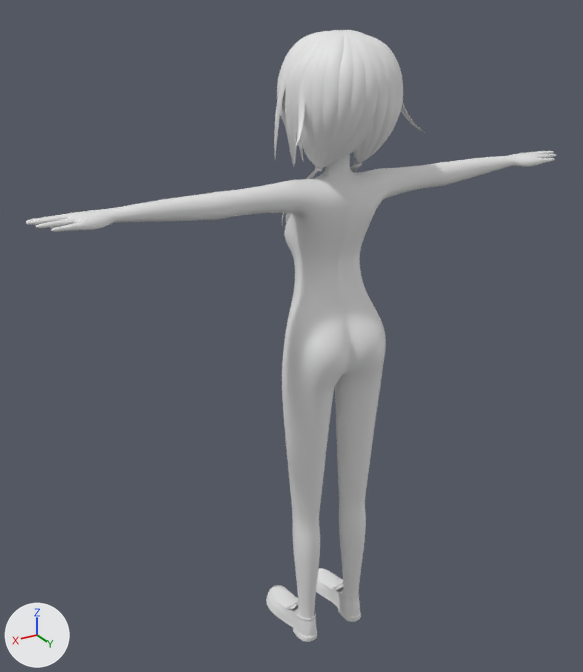
Before and after pictures for a commit that changed the Blender file untitled.blend.
Both versions are drawn from a 50 mm lens placed at (10.26, 15.87, 16.8), pointed at (0.6, -0.23, 8.76). The axes (+X, +Y, +Z) are drawn at lower left. The lights are the same throughout.
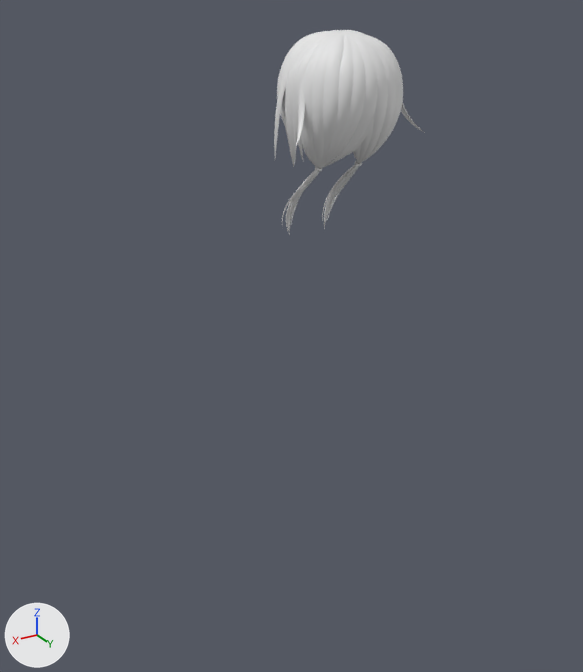
Commit message: おさげ調整

Edits to the scene script, one JSON object a line:
```json
{"op": "add", "block": "cu_nurbspath_031", "code": ["cu_nurbspath_031 = bpy.data.curves.new('NurbsPath.031', 'CURVE')", "cu_nurbspath_031.dimensions = '3D'", "_sp = cu_nurbspath_031.splines.new('NURBS'); _sp.points.add(6)", "_sp.points.foreach_set('co', [0.56, -0.401, 11.56, 1.0, 0.56, -0.401, 11.62, 1.0, 0.584, -0.39, 11.86, 1.0, 0.574, -0.228, 12.28, 1.0, 0.561, 0.337, 12.71, 1.0, 0.55, 0.783, 13.04, 1.0, 0.538, 0.829, 13.13, 1.0])", "_sp.points.foreach_set('radius', [0.001, 0.001, 0.429, 0.571, 0.485, 0.627, 0.131])", "_sp.points.foreach_set('tilt', [-0.47, -0.47, -0.47, -0.47, -0.47, -0.47, -0.47])", "_sp.order_u = 5", "_sp.order_v = 0", "_sp.use_endpoint_u = True", "cu_nurbspath_031.use_path = True", "cu_nurbspath_031.use_path_clamp = True", "cu_nurbspath_031.bevel_depth = 0.06", "cu_nurbspath_031.fill_mode = 'FULL'"]}
{"op": "add", "block": "cu_nurbspath_030", "code": ["cu_nurbspath_030 = bpy.data.curves.new('NurbsPath.030', 'CURVE')", "cu_nurbspath_030.dimensions = '3D'", "_sp = cu_nurbspath_030.splines.new('NURBS'); _sp.points.add(6)", "_sp.points.foreach_set('co', [0.513, -0.452, 11.51, 1.0, 0.513, -0.452, 11.58, 1.0, 0.504, -0.421, 11.83, 1.0, 0.512, -0.235, 12.26, 1.0, 0.507, 0.33, 12.73, 1.0, 0.511, 0.775, 13.05, 1.0, 0.517, 0.829, 13.13, 1.0])", "_sp.points.foreach_set('radius', [0.001, 0.001, 0.429, 0.571, 0.485, 0.627, 0.131])", "_sp.points.foreach_set('tilt', [-0.47, -0.47, -0.47, -0.47, -0.47, -0.47, -0.47])", "_sp.order_u = 5", "_sp.order_v = 0", "_sp.use_endpoint_u = True", "cu_nurbspath_030.use_path = True", "cu_nurbspath_030.use_path_clamp = True", "cu_nurbspath_030.bevel_depth = 0.06", "cu_nurbspath_030.fill_mode = 'FULL'"]}
{"op": "add", "block": "ob_body", "code": "ob_body.hide_set(True)  # its collection is switched off"}
{"op": "add", "block": "ob_loafer", "code": "ob_loafer.hide_set(True)  # its collection is switched off"}
{"op": "add", "block": "ob_nurbspath_030", "code": ["ob_nurbspath_030 = bpy.data.objects.new('NurbsPath.030', cu_nurbspath_031)", "ob_nurbspath_030.location = (0.0, 0.0, 0.0)", "_m = ob_nurbspath_030.modifiers.new('Mirror', 'MIRROR')"]}
{"op": "add", "block": "ob_nurbspath_029", "code": ["ob_nurbspath_029 = bpy.data.objects.new('NurbsPath.029', cu_nurbspath_030)", "ob_nurbspath_029.location = (0.0, 0.0, 0.0)", "_m = ob_nurbspath_029.modifiers.new('Mirror', 'MIRROR')"]}
```

Pixel boxes [x1, y1, x2, y2] of what changed, in the pictures (583 x 672 px):
```json
{"object": "body", "change": "hidden", "before": [26, 151, 556, 618]}
{"object": "loafer", "change": "hidden", "before": [266, 568, 361, 642]}
{"object": "NurbsPath.030", "change": "added", "after": [289, 167, 358, 224]}
{"object": "NurbsPath.029", "change": "added", "after": [290, 166, 358, 223]}
```
